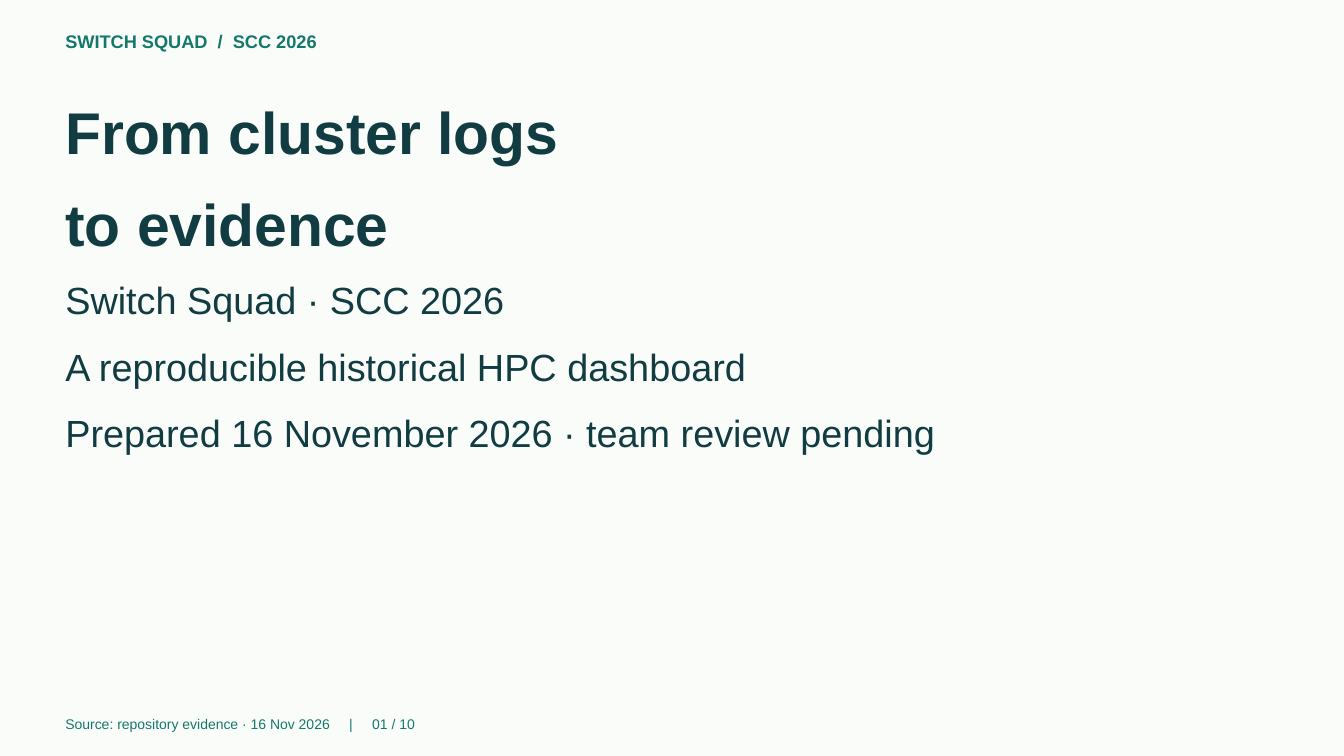
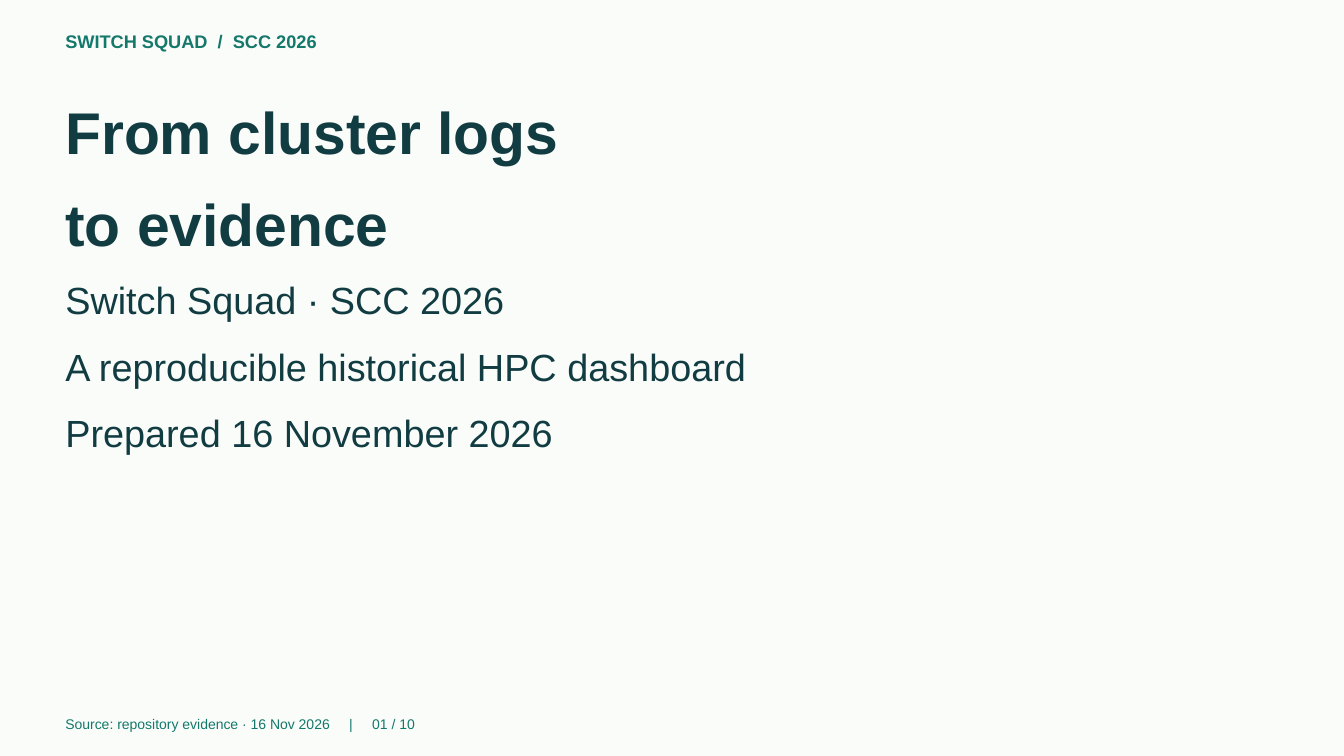
Before and after one commit to chpc-tech-eval/switch-squad-hpc-log-viz, a slide deck: slide 1 of submission/slides.pptx. Drawn at 1344x756 pixels with LibreOffice and Linux fonts; fonts in the diff are those of the drawing. Boxes give left, top, right and bottom in pixels: in the first picture for what was removed or moved away, otherwise in the second. Text is boxed around its words. In the diff, an @@ line names an element or a change of style, - is before the commit and + after.

```diff
--- a/submission/slides.pptx
+++ b/submission/slides.pptx
@@ text at (65, 419, 553, 454): text changed @@
-Prepared 16 November 2026 · team review pending
+Prepared 16 November 2026
```
Also in this commit, not shown: 1 other slide changed, 24 other files.
